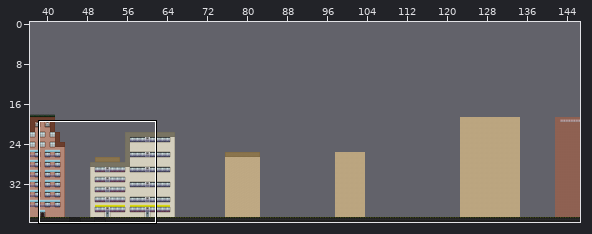
Tiled map -- MagnetBoy/MagnetBoy/MagnetBoyContent/WillysMap.tmx. The picture above shows the old version from afar; the outline marks the close-up.
Close-up. As it was:
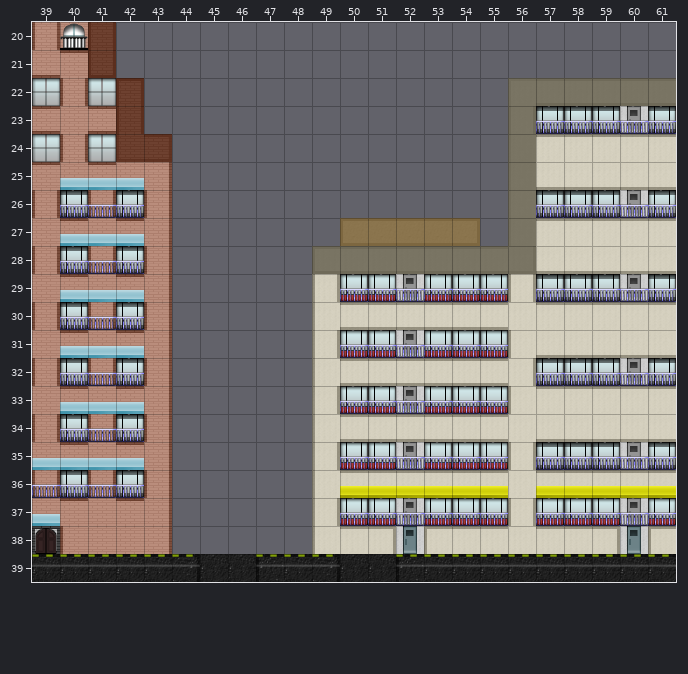
Cells are 32x32 px. Shown: x 39..61, y 20..39. The commit also changed other parts of the map, which this record leaves out.
After:
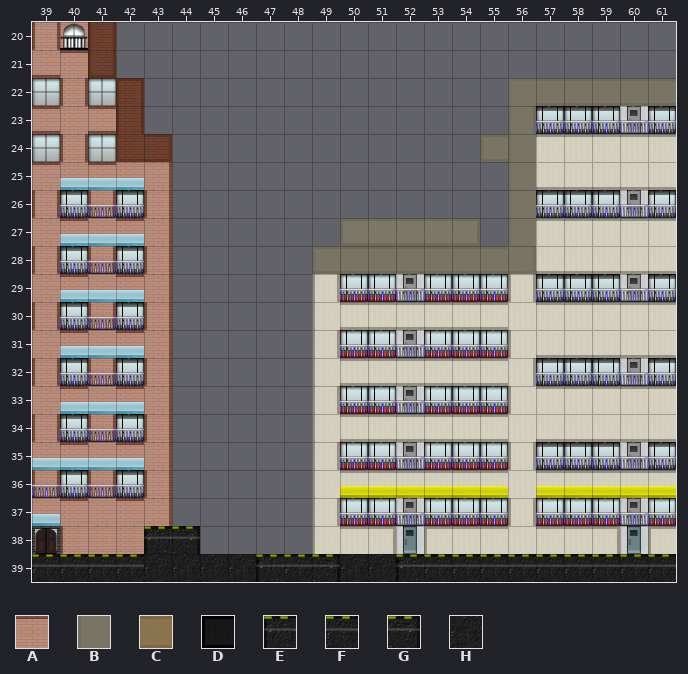
Key: from "cityPaint": A 3, B 4, C 6; from "citySolid": D 36, E 60, F 61, G 62, H 73.
_ is an empty cell.
See-through tiles are keyed as they look on the map.
Change:
Layer "solid":
y 24: x 55 _ -> D
y 38: x 43..44 __ -> EG
y 39: x 43..44 FG -> HH
Layer "paint":
y 24: x 55 _ -> B
y 27: x 50..54 CCCCC -> BBBBB
y 38: x 43 A -> _
Where, in picture pixels (left, top, right, bottom), the same in both close-ups:
added: (480, 134, 508, 162)
changed: (340, 218, 480, 246)
changed: (144, 526, 200, 582)
